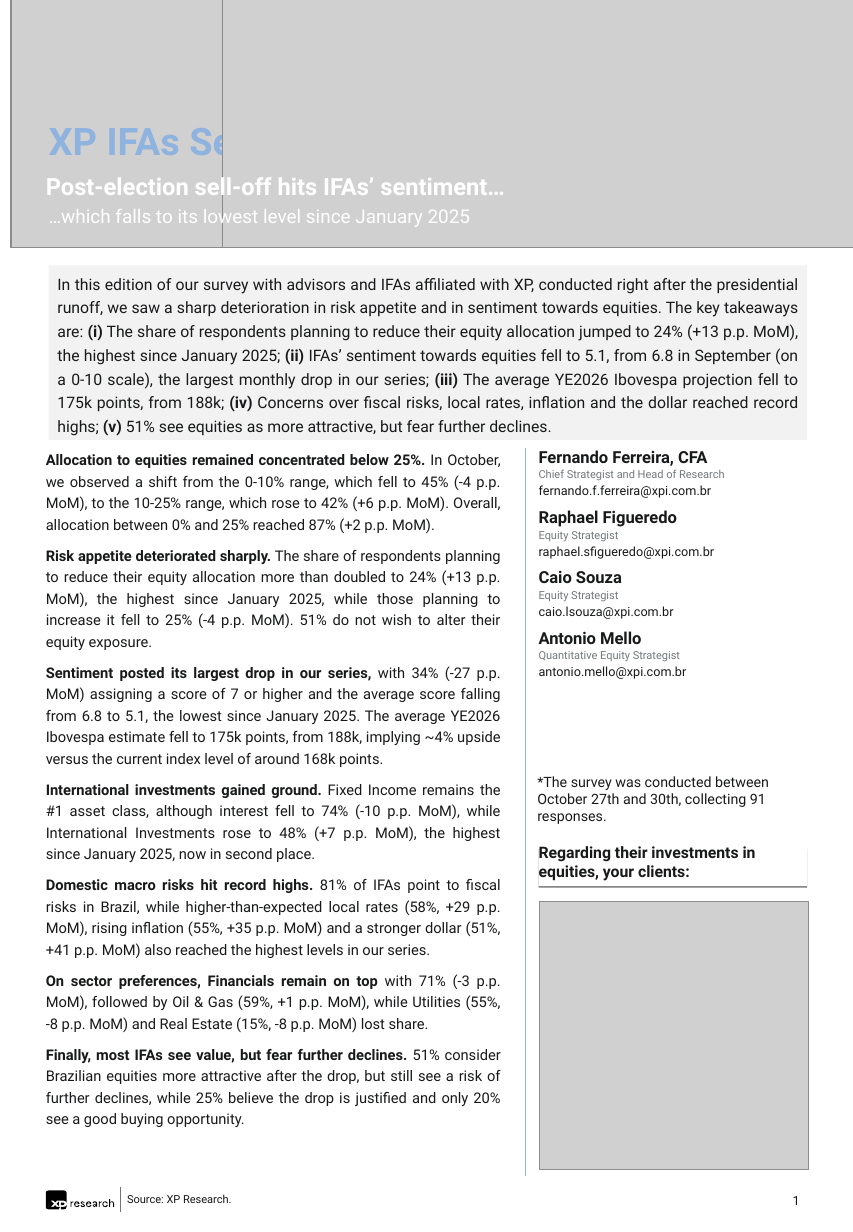
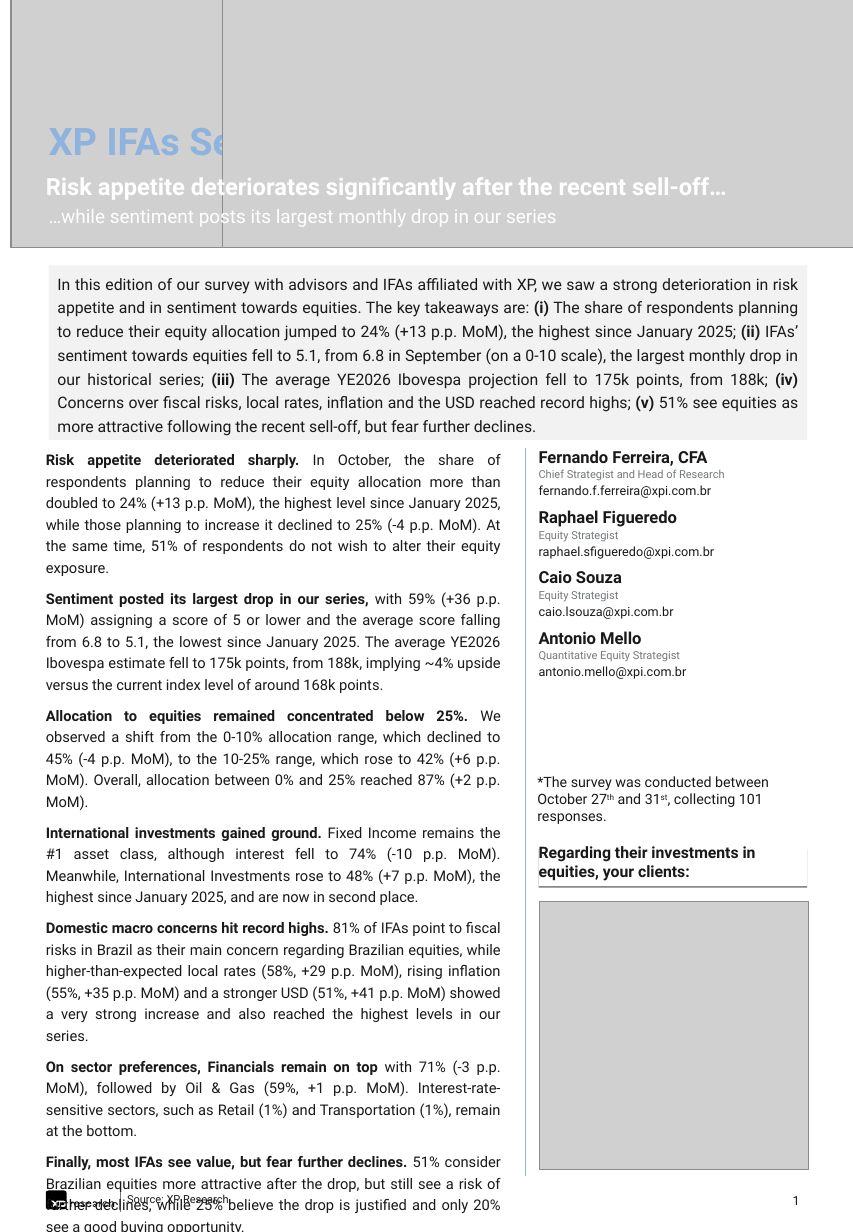
Before and after one commit to CaioLSouza/datasets, a slide deck: slide 1 of pesquisa_assessores_outubro_2026/XP IFAs Sentiment Survey - October 2026.pptx. Drawn at 853x1232 pixels with LibreOffice and Linux fonts; fonts in the diff are those of the drawing; grey boxes stand for pictures; background and template pictures are left out. Boxes give left, top, right and bottom in pixels: in the first picture for what was removed or moved away, otherwise in the second. Text is boxed around its words. In the diff, an @@ line names an element or a change of style, - is before the commit and + after.

```diff
--- a/pesquisa_assessores_outubro_2026/XP IFAs Sentiment Survey - October 2026.pptx
+++ b/pesquisa_assessores_outubro_2026/XP IFAs Sentiment Survey - October 2026.pptx
@@ text at [46, 174, 727, 201]: text changed @@
-Post-election sell-off hits IFAs’ sentiment…
+Risk appetite deteriorates significantly after the recent sell-off…
@@ text at [49, 206, 557, 229]: text changed @@
-…which falls to its lowest level since January 2025
+…while sentiment posts its largest monthly drop in our series
@@ text at [57, 278, 799, 436]: text changed @@
-In this edition of our survey with advisors and IFAs affiliated with XP, conducted right after the presidential runoff, we saw a sharp deterioration in risk appetite and in sentiment towards equities. The key takeaways are: (i) The share of respondents planning to reduce their equity allocation jumped to 24% (+13 p.p. MoM), the highest since January 2025; (ii) IFAs’ sentiment towards equities fell to 5.1, from 6.8 in September (on a 0-10 scale), the largest monthly drop in our series; (iii) The average YE2026 Ibovespa projection fell to 175k points, from 188k; (iv) Concerns over fiscal risks, local rates, inflation and the dollar reached record highs; (v) 51% see equities as more attractive, but fear further declines.
+In this edition of our survey with advisors and IFAs affiliated with XP, we saw a strong deterioration in risk appetite and in sentiment towards equities. The key takeaways are: (i) The share of respondents planning to reduce their equity allocation jumped to 24% (+13 p.p. MoM), the highest since January 2025; (ii) IFAs’ sentiment towards equities fell to 5.1, from 6.8 in September (on a 0-10 scale), the largest monthly drop in our historical series; (iii) The average YE2026 Ibovespa projection fell to 175k points, from 188k; (iv) Concerns over fiscal risks, local rates, inflation and the USD reached record highs; (v) 51% see equities as more attractive following the recent sell-off, but fear further declines.
@@ text at [46, 454, 501, 1136]: text changed @@
-Allocation to equities remained concentrated below 25%. In October, we observed a shift from the 0-10% range, which fell to 45% (-4 p.p. MoM), to the 10-25% range, which rose to 42% (+6 p.p. MoM). Overall, allocation between 0% and 25% reached 87% (+2 p.p. MoM).
-Risk appetite deteriorated sharply. The share of respondents planning to reduce their equity allocation more than doubled to 24% (+13 p.p. MoM), the highest since January 2025, while those planning to increase it fell to 25% (-4 p.p. MoM). 51% do not wish to alter their equity exposure.
-Sentiment posted its largest drop in our series, with 34% (-27 p.p. MoM) assigning a score of 7 or higher and the average score falling from 6.8 to 5.1, the lowest since January 2025. The average YE2026 Ibovespa estimate fell to 175k points, from 188k, implying ~4% upside versus the current index level of around 168k points.
-International investments gained ground. Fixed Income remains the #1 asset class, although interest fell to 74% (-10 p.p. MoM), while International Investments rose to 48% (+7 p.p. MoM), the highest since January 2025, now in second place.
-Domestic macro risks hit record highs. 81% of IFAs point to fiscal risks in Brazil, while higher-than-expected local rates (58%, +29 p.p. MoM), rising inflation (55%, +35 p.p. MoM) and a stronger dollar (51%, +41 p.p. MoM) also reached the highest levels in our series.
-On sector preferences, Financials remain on top with 71% (-3 p.p. MoM), followed by Oil & Gas (59%, +1 p.p. MoM), while Utilities (55%, -8 p.p. MoM) and Real Estate (15%, -8 p.p. MoM) lost share.
+Risk appetite deteriorated sharply. In October, the share of respondents planning to reduce their equity allocation more than doubled to 24% (+13 p.p. MoM), the highest level since January 2025, while those planning to increase it declined to 25% (-4 p.p. MoM). At the same time, 51% of respondents do not wish to alter their equity exposure.
+Sentiment posted its largest drop in our series, with 59% (+36 p.p. MoM) assigning a score of 5 or lower and the average score falling from 6.8 to 5.1, the lowest since January 2025. The average YE2026 Ibovespa estimate fell to 175k points, from 188k, implying ~4% upside versus the current index level of around 168k points.
+Allocation to equities remained concentrated below 25%. We observed a shift from the 0-10% allocation range, which declined to 45% (-4 p.p. MoM), to the 10-25% range, which rose to 42% (+6 p.p. MoM). Overall, allocation between 0% and 25% reached 87% (+2 p.p. MoM).
+International investments gained ground. Fixed Income remains the #1 asset class, although interest fell to 74% (-10 p.p. MoM). Meanwhile, International Investments rose to 48% (+7 p.p. MoM), the highest since January 2025, and are now in second place.
+Domestic macro concerns hit record highs. 81% of IFAs point to fiscal risks in Brazil as their main concern regarding Brazilian equities, while higher-than-expected local rates (58%, +29 p.p. MoM), rising inflation (55%, +35 p.p. MoM) and a stronger USD (51%, +41 p.p. MoM) showed a very strong increase and also reached the highest levels in our series.
+On sector preferences, Financials remain on top with 71% (-3 p.p. MoM), followed by Oil & Gas (59%, +1 p.p. MoM). Interest-rate-sensitive sectors, such as Retail (1%) and Transportation (1%), remain at the bottom.
@@ text at [537, 776, 769, 824]: text changed @@
-*The survey was conducted between October 27th and 30th, collecting 91 responses.
+*The survey was conducted between October 27th and 31st, collecting 101 responses.
```
Also in this commit, not shown: 6 other slides changed, 3 other files.
